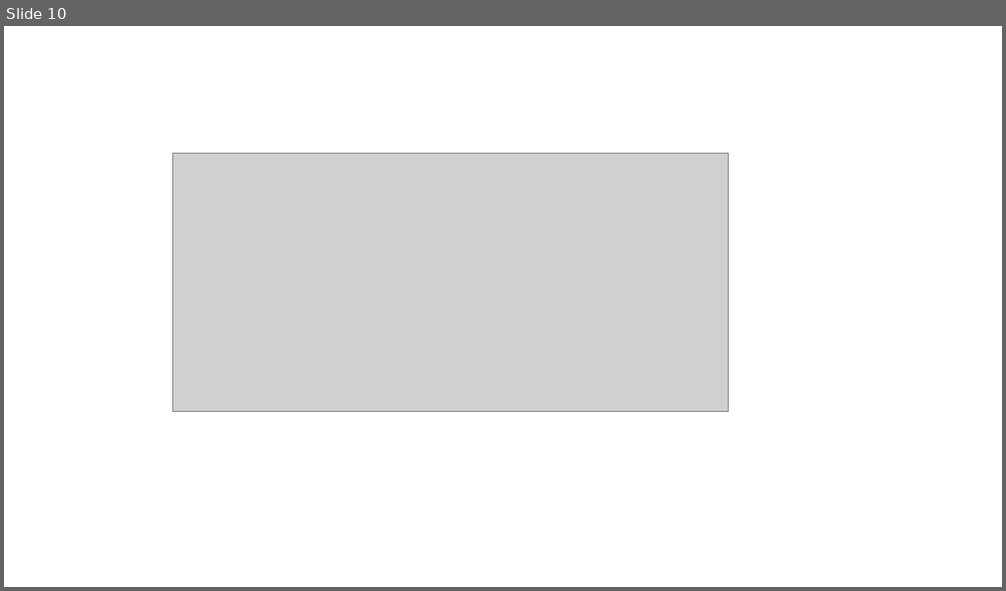
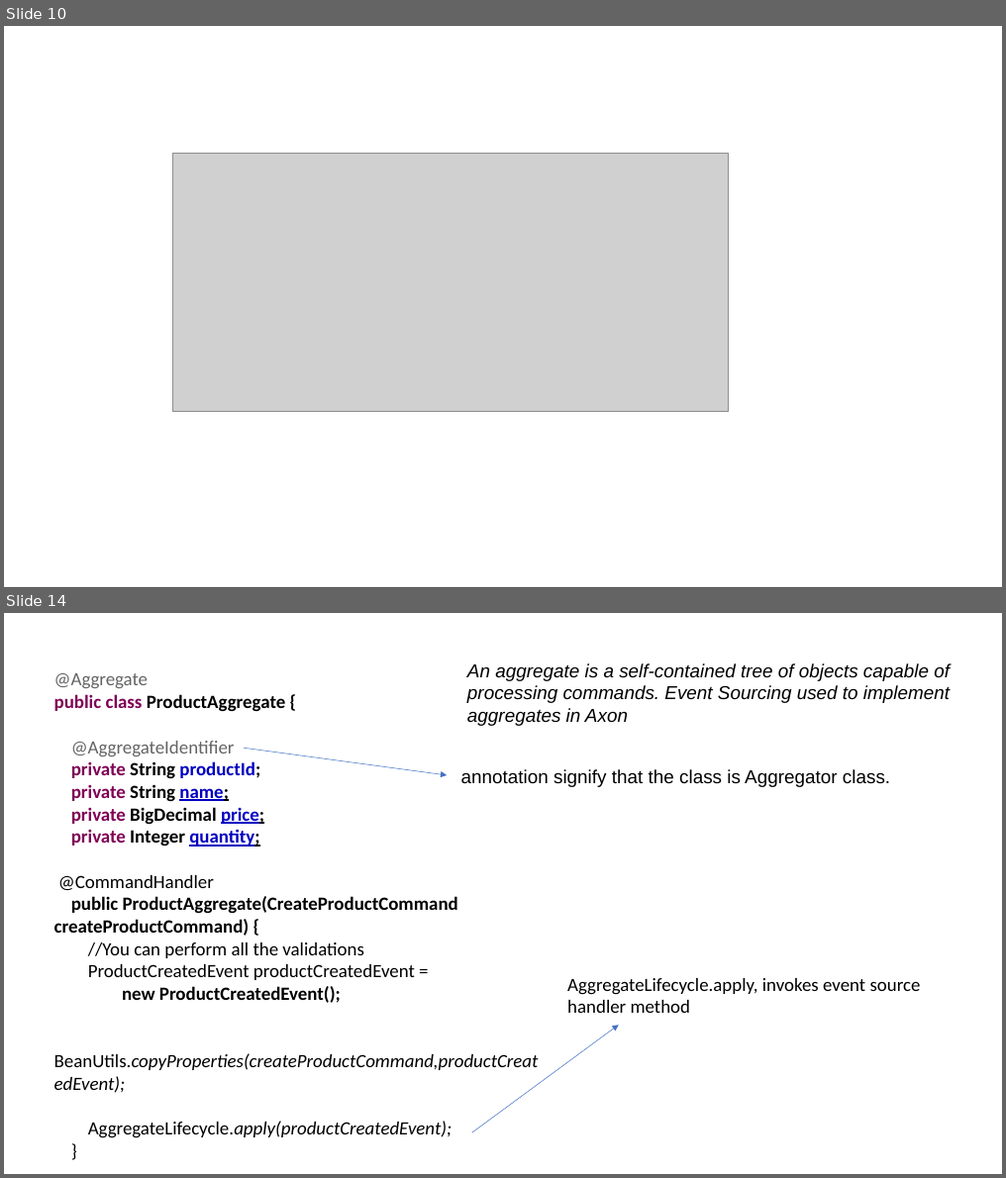
Before and after one commit to radhavkrishna1994/SB_MSA_May_2022, a slide deck: ppts/CQRS.pptx. Shown one above the other, each under a label of ours: slide 10 before the commit, slides 10 and 14 after it; the slides between them are not shown. The pictures are 1006x591 and 1006x1178 pixels, drawn with LibreOffice and Linux fonts; fonts in the diff are those of the drawing; grey boxes stand for pictures. Boxes give left, top, right and bottom in pixels: in the first picture for what was removed or moved away, otherwise in the second. Text is boxed around its words. In the diff, an @@ line names an element or a change of style, - is before the commit and + after.

```diff
--- a/ppts/CQRS.pptx
+++ b/ppts/CQRS.pptx
@@ slide 14 added at bbox=[4, 613, 1002, 1174], background #FFFFFF @@
@@ text added at bbox=[467, 663, 949, 726], 18 pt, text #000000, italic @@
+An aggregate is a self-contained tree of objects capable of processing commands. Event Sourcing used to implement aggregates in Axon
@@ text added at bbox=[54, 673, 539, 1139], 18 pt, text #000000 @@
+@Aggregate
+public class ProductAggregate {
+@AggregateIdentifier
+private String productId;
+private String name;
+private BigDecimal price;
+private Integer quantity;
+@CommandHandler
+public ProductAggregate(CreateProductCommand createProductCommand) {
+//You can perform all the validations
+ProductCreatedEvent productCreatedEvent =
+new ProductCreatedEvent();
+BeanUtils.copyProperties(createProductCommand,productCreatedEvent);
+AggregateLifecycle.apply(productCreatedEvent);
+}
@@ arrow added from (244, 748) to (448, 775), #4472C4 0.5 pt @@
@@ text added at bbox=[461, 769, 890, 787], 18 pt, text #000000 @@
+annotation signify that the class is Aggregator class.
@@ text added at bbox=[567, 978, 921, 1013], 18 pt, text #000000 @@
+AggregateLifecycle.apply, invokes event source handler method
@@ arrow added from (472, 1134) to (619, 1026), #4472C4 0.5 pt @@
```
Also in this commit, not shown: 1 slide changed, 4 other slides added, 19 other files.
